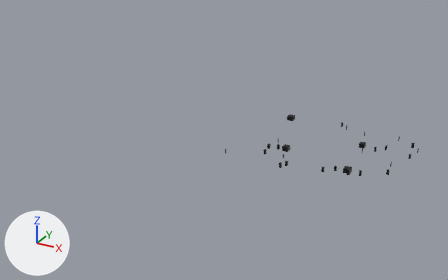
One commit to the glTF model www/proto3d/models/beth/tidewrack_sea/land4/stage4/meshes/ash_land_scatter_c20_27_col.glb: the scene before it, then after it.
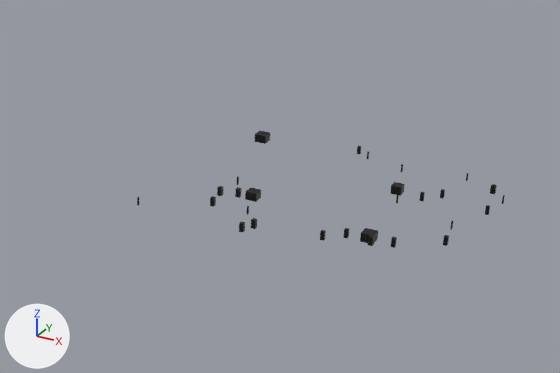
Old and new are each drawn whole from a 50 mm lens placed at (312.0, -2318.0, 161.0), pointed at (141.0, -2007.0, 5.0) and again close up on the part from 34% to 100% of the width and 16% to 87% of the height. The axes (+X, +Y, +Z) are drawn at lower left. The lights are the same throughout. The last two pictures show the newer version.

Names of what the first close-up shows: 'ash_land_scatter_c20_27_col'.
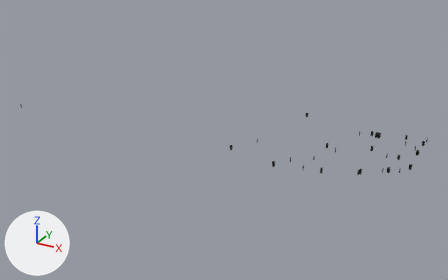
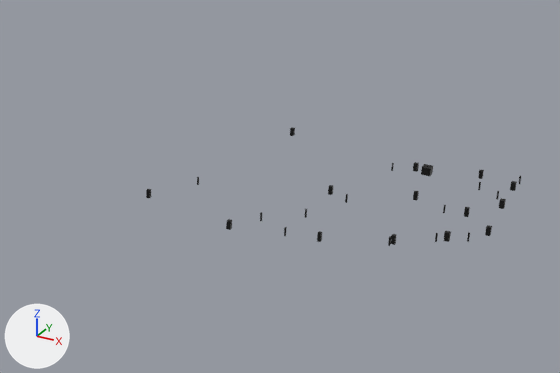
Boxes (x1, y1, x2, y2) around the edits, measured in the close-ups (560 x 373 px; the box of a moved part takes in the faces that stretch with it):
'ash_land_scatter_c20_27_col', reshaped: before (137, 131, 505, 248); after (146, 127, 521, 246)
part 1 of me_ash_land_scatter_c20_27_col, moved or reshaped: before (210, 196, 216, 206); after (146, 189, 151, 198)
part 2 of me_ash_land_scatter_c20_27_col, moved or reshaped: before (490, 184, 497, 194); after (413, 162, 419, 172)
part 3 of me_ash_land_scatter_c20_27_col, moved or reshaped: before (391, 237, 397, 248); after (391, 234, 397, 245)
part 4 of me_ash_land_scatter_c20_27_col, moved or reshaped: before (420, 192, 425, 201); after (464, 207, 470, 217)
part 5 of me_ash_land_scatter_c20_27_col, added: after (510, 181, 517, 191)
part 6 of me_ash_land_scatter_c20_27_col, moved or reshaped: before (443, 235, 449, 246); after (485, 225, 492, 236)
part 7 of me_ash_land_scatter_c20_27_col, moved or reshaped: before (368, 235, 375, 246); after (444, 231, 451, 242)
part 8 of me_ash_land_scatter_c20_27_col, moved or reshaped: before (343, 228, 349, 238); after (328, 185, 333, 195)
part 9 of me_ash_land_scatter_c20_27_col, moved or reshaped: before (251, 218, 257, 229); after (226, 219, 232, 230)
part 10 of me_ash_land_scatter_c20_27_col, moved or reshaped: before (440, 189, 445, 199); after (478, 170, 484, 179)
part 11 of me_ash_land_scatter_c20_27_col, moved or reshaped: before (235, 187, 241, 198); after (290, 127, 295, 136)
part 12 of me_ash_land_scatter_c20_27_col, moved or reshaped: before (485, 205, 490, 215); after (413, 191, 419, 200)
part 13 of me_ash_land_scatter_c20_27_col, added: after (499, 198, 506, 209)
part 14 of me_ash_land_scatter_c20_27_col, moved or reshaped: before (320, 230, 326, 241); after (317, 231, 322, 242)
part 15 of me_ash_land_scatter_c20_27_col, added: after (421, 164, 433, 176)
part 16 of me_ash_land_scatter_c20_27_col, deleted: before (217, 131, 405, 243)

What the commit changed:
me_ash_land_scatter_c20_27_col is used by ob_ash_land_scatter_c20_27_col; location (0.0, 0.0, 0.0).
me_ash_land_scatter_c20_27_col had 248 vertices, 372 faces and spanned x 160.1..253.9, y -2045.5..-1969.7, z 11.7..21.7.
me_ash_land_scatter_c20_27_col now has 240 vertices, 360 faces and spans x 10.0..256.2, y -2046.4..-1964.5, z 11.5..20.8.
me_ash_land_scatter_c20_27_col part 1: the loose piece of 8 vertices spanning x 177.9..179.1, y -2028.3..-2027.1, z 12.7..15.3 is moved by (-17.9, -6.8, 1.4).
me_ash_land_scatter_c20_27_col part 2: the loose piece of 8 vertices spanning x 248.3..249.8, y -1977.9..-1976.5, z 12.1..14.7 is moved by (-25.5, 4.8, 0.4).
me_ash_land_scatter_c20_27_col part 3: the loose piece of 8 vertices spanning x 236.6..237.7, y -2041.2..-2040.1, z 19.1..21.7 is moved by (-2.4, 8.4, -3.4).
me_ash_land_scatter_c20_27_col part 4: the loose piece of 8 vertices spanning x 231.7..232.7, y -1996.0..-1995.0, z 13.2..15.8 is moved by (14.3, -3.8, -0.2).
me_ash_land_scatter_c20_27_col part 5: a new loose piece, a box spanning x 253.1..254.5, y -1972.2..-1970.8, z 12.0..14.6, in mat_defaultmaterial.
me_ash_land_scatter_c20_27_col part 6: the loose piece of 8 vertices spanning x 246.4..247.6, y -2024.6..-2023.4, z 14.7..17.3 is moved by (8.5, 12.8, -0.6).
me_ash_land_scatter_c20_27_col part 7: the loose piece of 8 vertices spanning x 230.6..231.9, y -2041.9..-2040.6, z 18.5..21.1 is moved by (15.3, 20.3, -4.0).
me_ash_land_scatter_c20_27_col part 8: the loose piece of 8 vertices spanning x 221.1..222.2, y -2033.3..-2032.2, z 14.7..17.3 is moved by (-13.1, 22.8, 1.3).
me_ash_land_scatter_c20_27_col part 9: the loose piece of 8 vertices spanning x 194.4..195.7, y -2035.9..-2034.5, z 12.4..15.0 is moved by (-5.5, -5.0, 0.5).
me_ash_land_scatter_c20_27_col part 10: the loose piece of 8 vertices spanning x 236.2..237.2, y -1989.8..-1988.8, z 12.6..15.2 is moved by (6.0, 23.2, -1.1).
me_ash_land_scatter_c20_27_col part 11: the loose piece of 8 vertices spanning x 182.3..183.6, y -2019.8..-2018.5, z 13.2..15.8 is moved by (-2.2, 48.6, 2.6).
me_ash_land_scatter_c20_27_col part 12: the loose piece of 8 vertices spanning x 251.0..252.0, y -1995.4..-1994.4, z 12.9..15.5 is moved by (-21.0, -1.1, 0.5).
me_ash_land_scatter_c20_27_col part 13: a new loose piece, a box spanning x 253.4..254.9, y -1988.7..-1987.2, z 12.7..15.3, in mat_defaultmaterial.
me_ash_land_scatter_c20_27_col part 14: the loose piece of 8 vertices spanning x 216.4..217.5, y -2039.4..-2038.3, z 15.6..18.2 is moved by (1.4, -6.4, 2.6).
me_ash_land_scatter_c20_27_col part 15: a new loose piece, a box spanning x 225.9..228.7, y -1974.3..-1971.4, z 12.3..14.9, in mat_defaultmaterial.
me_ash_land_scatter_c20_27_col part 16: 7 loose pieces with 56 vertices, spanning x 171.8..229.8, y -2045.5..-1969.7, z 13.0..18.3, are deleted.
Other edits to the shape of me_ash_land_scatter_c20_27_col do not show in these pictures.
